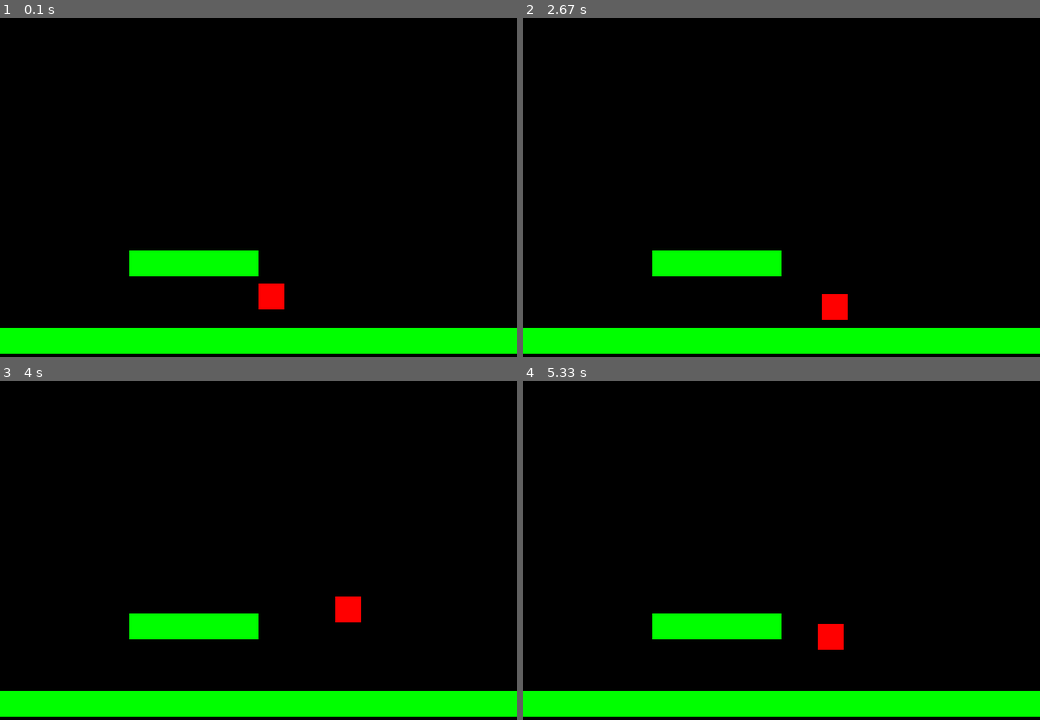
Above: before the commit, frames 1-4 (two rows, left to right).
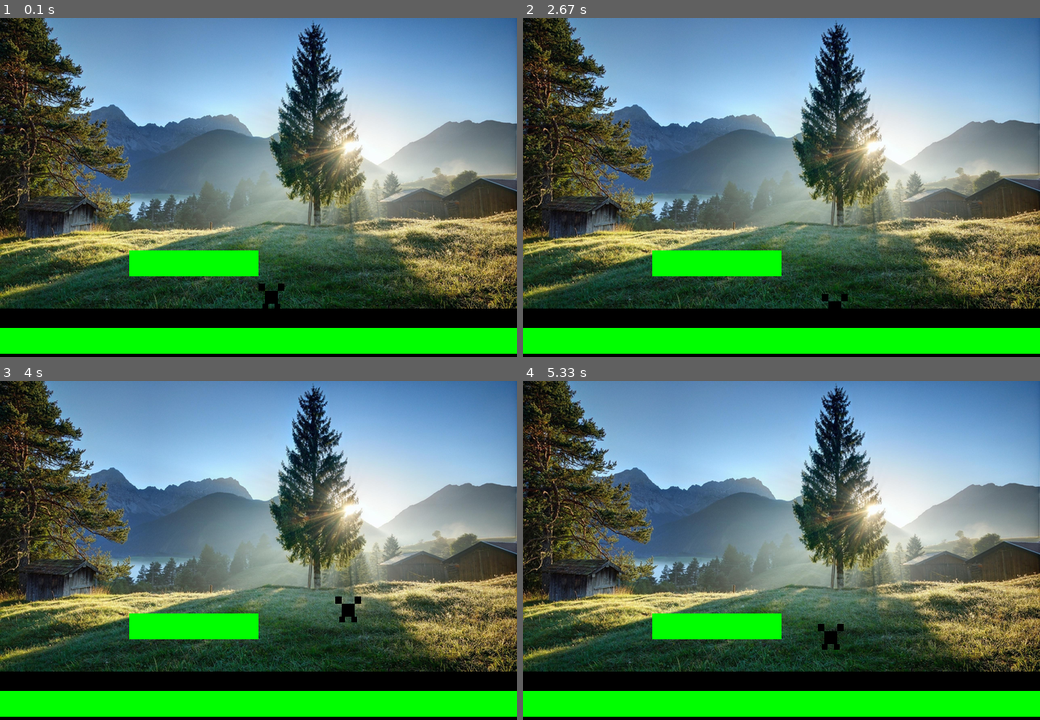
Above: after the commit, the same moments.

Repository: selselschnell/inp-pygame
Game: pygame game, started from run.py
Same seed, same stepped clock (60 frames per second), same inputs: the game is played once before the commit and once after it.
Inputs:
- Up to frame 1 (0.1 s): no input
- Up to frame 2 (2.67 s): hold Right 0.33-0.8 s; hold Right 0.83-1.3 s; tap Space at 0.9, 1.2, 1.4, 1.7, 1.97, 2.27, 2.4 s; hold Left 1.33-1.87 s; hold Left 1.9-2.3 s; hold Right from 2.33 s (still down)
- Up to frame 3 (4 s): tap Space at 2.7, 3.07, 3.37, 3.57, 3.87 s; release Right at 2.97 s; hold Left 3-3.47 s; hold Right 3.5-3.97 s
- Up to frame 4 (5.33 s): hold Right 4-4.47 s; tap Space at 4.07, 4.37, 4.57, 4.87, 5.13 s; hold Left 4.5-5.03 s; hold Left from 5.07 s (still down)

The runs differ from the first frame. In frame 1, 81% of the frame differs, in the area x 0-100%, y 0-86%; in frame 2, 82%, in the area x 0-100%, y 0-90%; in frame 3, 81%; in frame 4, 81%.

Commit message:
Added Graphics.

Diff:
--- a/src/main.py
+++ b/src/main.py
@@ -2,22 +2,42 @@
 
 import sys
 
+class Spritesheet:
+    def __init__(self, file):
+        self.sheet = pygame.image.load(file).convert()
+
+    def get_sprite(self, x, y, width, height):
+        sprite = pygame.Surface([width, height])
+        sprite.blit(self.sheet, (0, 0), (x, y, width, height))
+        sprite.set_colorkey(Config.WHITE)
+        return sprite
+
+
+
+class Config:
+    WINDOW_WIDTH = 640
+    WINDOW_HEIGHT = 420
+    BLACK = (0, 0, 0)
+    RED = (255, 0, 0)
+    GREEN = (0, 255, 0)
+    GREY = (128, 128, 128)
+    WHITE = (255, 255, 255)
+    FPS = 30
+    TILE_SIZE = 32
+    MAX_GRAVITY = -3
+
+
 
 class BaseSprite(pygame.sprite.Sprite):
-    def __init__(self, game, x, y, x_pos=0, y_pos=0, x_shift=0, y_shift=0,
-            x_scale=1, y_scale=1, layer=0, groups=None, spritesheet=None):
+    def __init__(self, game, x, y, x_pos=0, y_pos=0, width=Config.TILE_SIZE, height=Config.TILE_SIZE, layer=0, groups=None, spritesheet=None):
         self._layer = layer
         groups = (game.all_sprites, ) if groups == None else (game.all_sprites, groups)
         super().__init__(groups)
         self.game = game
-
-        x = x * Config.TILE_SIZE
-        y = y * Config.TILE_SIZE
-        self.width = Config.TILE_SIZE * x_scale
-        self.height = Config.TILE_SIZE * y_scale
-
-        self.x_pos = x_pos * Config.TILE_SIZE + x_shift
-        self.y_pos = y_pos * Config.TILE_SIZE + y_shift
+        self.x_pos = x_pos
+        self.y_pos = y_pos
+        self.width = width
+        self.height = height
 
         if spritesheet == None:
             self.image = pygame.Surface([self.width, self.height])
@@ -31,18 +51,21 @@
                 self.height
             )
         self.rect = self.image.get_rect()
-        self.rect.x = x
-        self.rect.y = y
+        self.rect.x = x * Config.TILE_SIZE
+        self.rect.y = y * Config.TILE_SIZE
 
 
 class PlayerSprite(BaseSprite):
-    def __init__(self, game, x, y):
-        super().__init__(game, x, y, groups=game.players, layer=1)
+    def __init__(self, game, x, y, **kwargs):
+        img_data = {
+            'spritesheet': Spritesheet("res/player.png"),
+        }
+        super().__init__(game, x, y, groups=game.players, layer=1, **img_data, **kwargs)
         self.y_velocity = Config.MAX_GRAVITY
         self.speed = 5
         self.standing = False
         self.color = Config.RED
-        self.image.fill(self.color)
+        # self.image.fill(self.color)
 
 
     def update(self):
@@ -79,18 +102,6 @@
         self.image.fill(Config.GREEN)
 
 
-class Config:
-    WINDOW_WIDTH = 640
-    WINDOW_HEIGHT = 420
-    BLACK = (0, 0, 0)
-    RED = (255, 0, 0)
-    GREEN = (0, 255, 0)
-    GREY = (128, 128, 128)
-    FPS = 30
-    TILE_SIZE = 32
-    MAX_GRAVITY = -3
-
-
 class Game:
     def __init__(self):
         pygame.init()
@@ -98,6 +109,7 @@
         self.font = pygame.font.Font(None, 30)
         self.screen = pygame.display.set_mode( (Config.WINDOW_WIDTH, Config.WINDOW_HEIGHT) )
         self.clock = pygame.time.Clock()
+        self.bg = pygame.image.load("res/bg-small.png")
 
     def new(self):
         self.playing = True
@@ -108,7 +120,7 @@
 
         self.player = PlayerSprite(self, 10, 10)
         for i in range(20):
-            GroundSprite(self, i, 12)
+            GroundSprite(self, i , 12)
         for i in range(5, 10):
             GroundSprite(self, i, 9)
 
@@ -121,7 +133,7 @@
         self.all_sprites.update()
 
     def draw(self):
-        self.screen.fill(Config.BLACK)
+        self.screen.blit(self.bg, (0, 0))
         self.all_sprites.draw(self.screen)
         pygame.display.update()
 
Binary file added: res/bg-small.png
Binary file added: res/player.png
